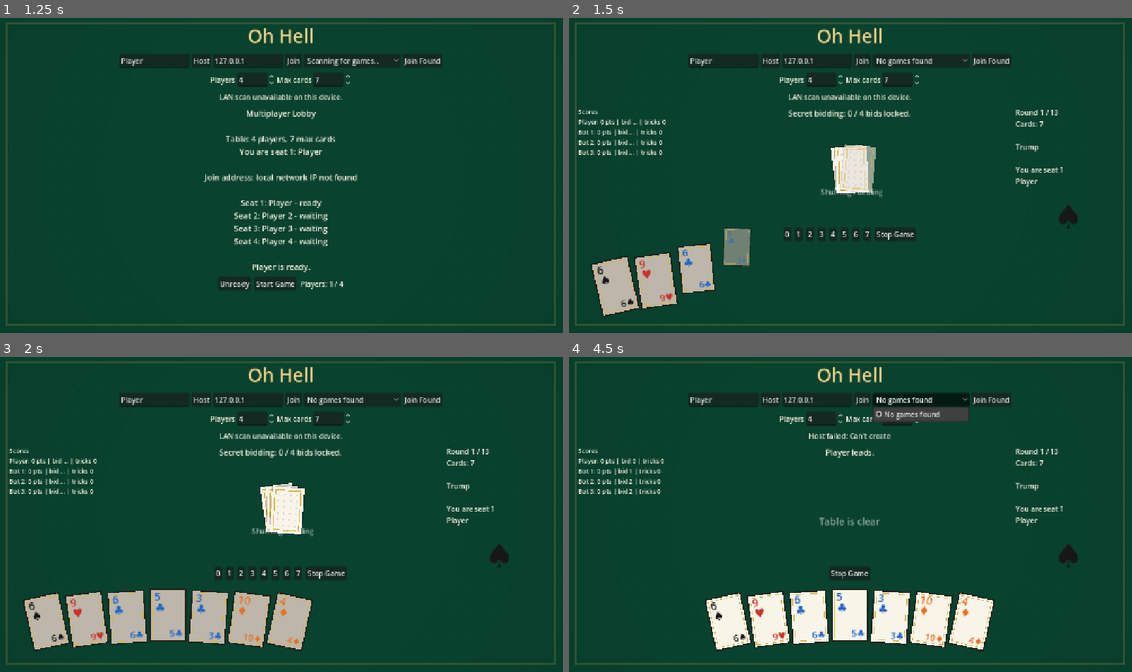
Above: before the commit, frames 1-4 (two rows, left to right).
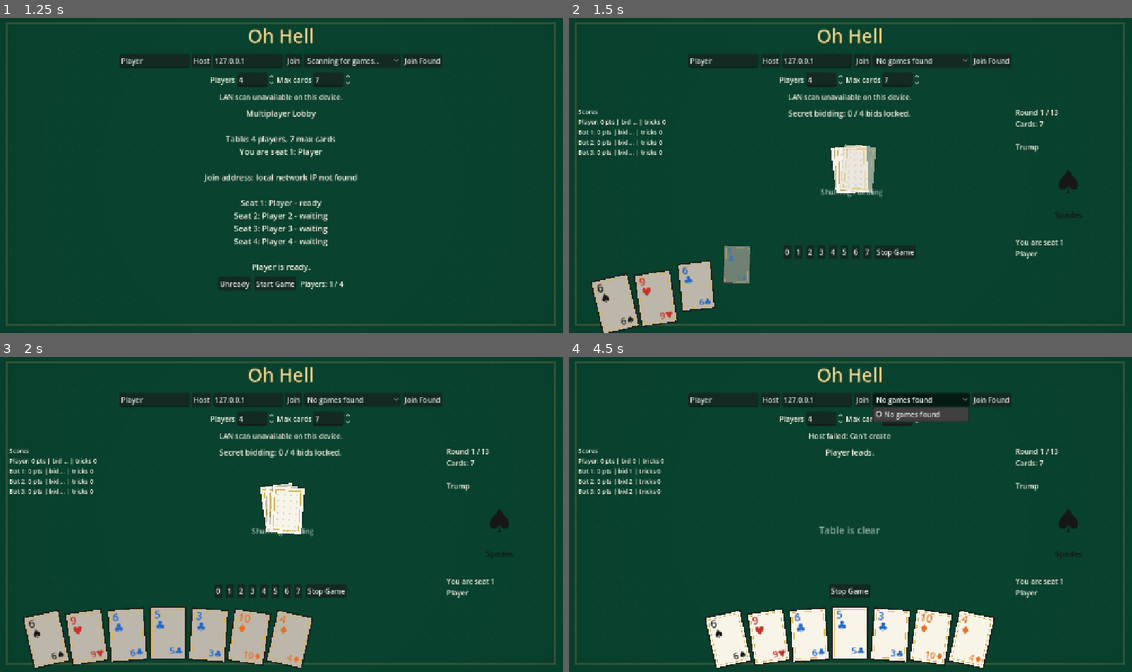
Above: after the commit, the same moments.

Repository: JordanOakFox/oh-hell-godot
Game: Godot game, scene res://scenes/main.tscn
Two runs of this game, one before a commit and one after it. Both use one fixed random seed, a clock stepped at 60 frames per second and the inputs below.
Inputs:
- Up to frame 1 (1.25 s): click "Ready" at 0.5 s
- Up to frame 2 (1.5 s): click "Start Game" at 1.25 s
- Up to frame 3 (2 s): no input
- Up to frame 4 (4.5 s): click "0" at 2 s; tap Enter at 2.75 s; click "Host" at 3.5 s; click "No games found" at 4.25 s

Frame 1 is identical in both runs. In frame 2, 5.5% of the frame differs, in the area x 4-92%, y 47-100%; in frame 3, 8.7%, in the area x 4-92%, y 47-99%; in frame 4, 8.2%.

Commit message:
Align trump suit display

Diff:
--- a/scripts/main.gd
+++ b/scripts/main.gd
@@ -36,6 +36,8 @@
 var right_info_panel: VBoxContainer
 var right_info_label: Label
 var trump_symbol_label: Label
+var trump_name_label: Label
+var seat_info_label: Label
 var trick_box: HBoxContainer
 var hand_box: Control
 var action_box: HBoxContainer
@@ -215,8 +217,20 @@
 	trump_symbol_label = Label.new()
 	trump_symbol_label.horizontal_alignment = HORIZONTAL_ALIGNMENT_CENTER
 	trump_symbol_label.add_theme_font_size_override("font_size", 76)
-	trump_symbol_label.custom_minimum_size = Vector2(0, 96)
+	trump_symbol_label.custom_minimum_size = Vector2(0, 84)
 	right_info_panel.add_child(trump_symbol_label)
+
+	trump_name_label = Label.new()
+	trump_name_label.horizontal_alignment = HORIZONTAL_ALIGNMENT_CENTER
+	trump_name_label.add_theme_font_size_override("font_size", 18)
+	trump_name_label.add_theme_color_override("font_color", Color("#f7f1e3"))
+	right_info_panel.add_child(trump_name_label)
+
+	seat_info_label = Label.new()
+	seat_info_label.autowrap_mode = TextServer.AUTOWRAP_WORD_SMART
+	seat_info_label.add_theme_font_size_override("font_size", 16)
+	seat_info_label.add_theme_color_override("font_color", Color("#f7f1e3"))
+	right_info_panel.add_child(seat_info_label)
 
 	hand_box = Control.new()
 	hand_box.custom_minimum_size = Vector2(0, 178)
@@ -464,10 +478,12 @@
 	left_stats_label.visible = true
 	right_info_panel.visible = true
 	var round_size: int = view_state["sequence"][view_state["round_index"]]
-	right_info_label.text = "Round %d / %d\nCards: %d\n\nTrump\n\nYou are seat %d\n%s" % [
+	right_info_label.text = "Round %d / %d\nCards: %d\n\nTrump" % [
 		view_state["round_index"] + 1,
 		view_state["sequence"].size(),
 		round_size,
+	]
+	seat_info_label.text = "\nYou are seat %d\n%s" % [
 		my_seat + 1,
 		view_state["names"][my_seat],
 	]
@@ -514,7 +530,10 @@
 	var trump := str(view_state.get("trump", ""))
 	trump_symbol_label.text = SUIT_SYMBOLS.get(trump, trump)
 	trump_symbol_label.add_theme_color_override("font_color", SUIT_COLORS.get(trump, Color("#f7f1e3")))
-	trump_symbol_label.tooltip_text = GameRules.SUIT_NAMES.get(trump, trump)
+	var trump_name: String = GameRules.SUIT_NAMES.get(trump, trump)
+	trump_name_label.text = trump_name
+	trump_name_label.add_theme_color_override("font_color", SUIT_COLORS.get(trump, Color("#f7f1e3")))
+	trump_symbol_label.tooltip_text = trump_name
 
 func _discovery_info() -> Dictionary:
 	var connected_count := _connected_count()
